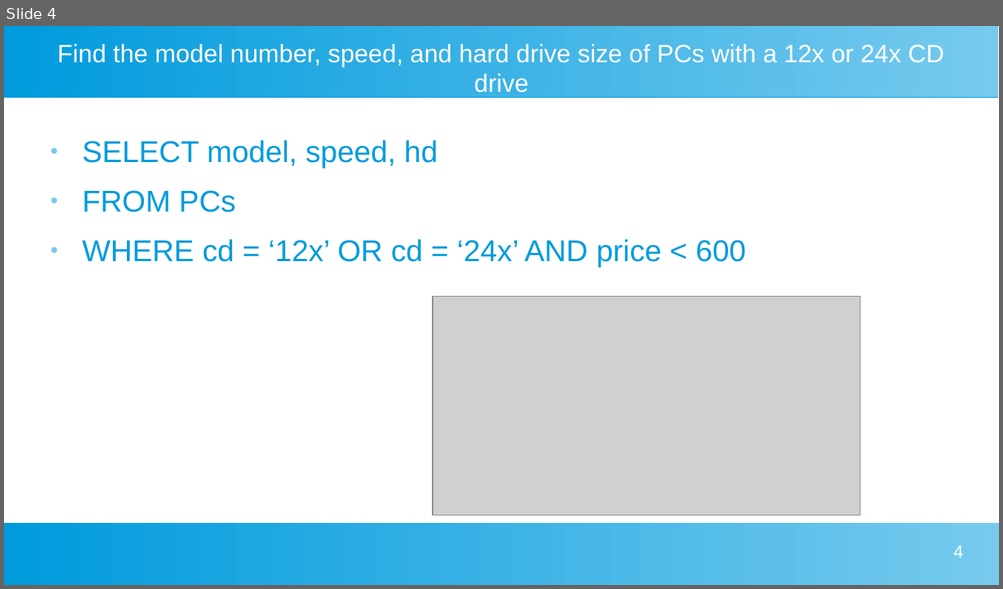
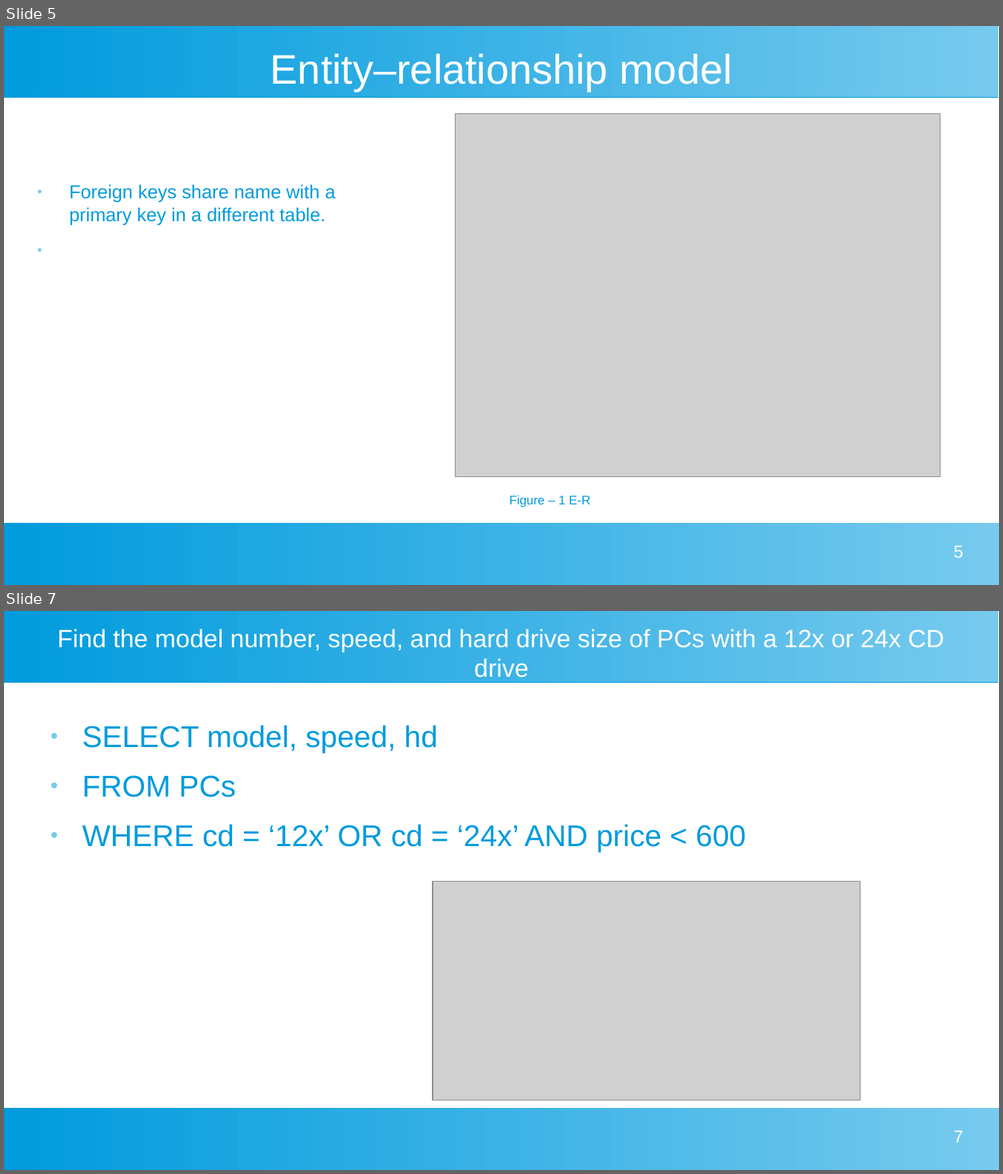
Before and after one commit to ajm1102/Uni-work, a slide deck: Big Data and Data Mining/Presentation/sqlPres.odp. Shown one above the other, each under a label of ours: slide 4 before the commit, slides 5 and 7 after it; the slides between them are not shown. The pictures are 1003x589 and 1003x1174 pixels, drawn with LibreOffice and Linux fonts; fonts in the diff are those of the drawing; grey boxes stand for pictures. Boxes give left, top, right and bottom in pixels: in the first picture for what was removed or moved away, otherwise in the second. Text is boxed around its words. In the diff, an @@ line names an element or a change of style, - is before the commit and + after.

```diff
--- a/Big Data and Data Mining/Presentation/sqlPres.odp
+++ b/Big Data and Data Mining/Presentation/sqlPres.odp
@@ slide 5 added at [4,26,999,585], background #FFFFFF; not listed: 2 template elements that a slide beside it also shows @@
@@ title added at [270,53,731,91], 33 pt, text #FFFFFF @@
+Entity–relationship model
@@ picture added at [455,113,940,477] @@
@@ text added at [69,184,336,225], 15 pt, text #009BDD @@
+● Foreign keys share name with a primary key in a different table.
@@ text added at [509,495,590,508], 10 pt, text #009BDD @@
+Figure – 1 E-R
@@ page number added at [953,545,963,558], 14 pt, text #FFFFFF @@
+5
@@ what was slide 4 is now slide 7 @@
@@ page number at [953,1130,963,1143]: text changed @@
-4
+7
```
Also in this commit, not shown: 1 slide changed, 6 other slides added, 2 slides removed, 4 other files.
